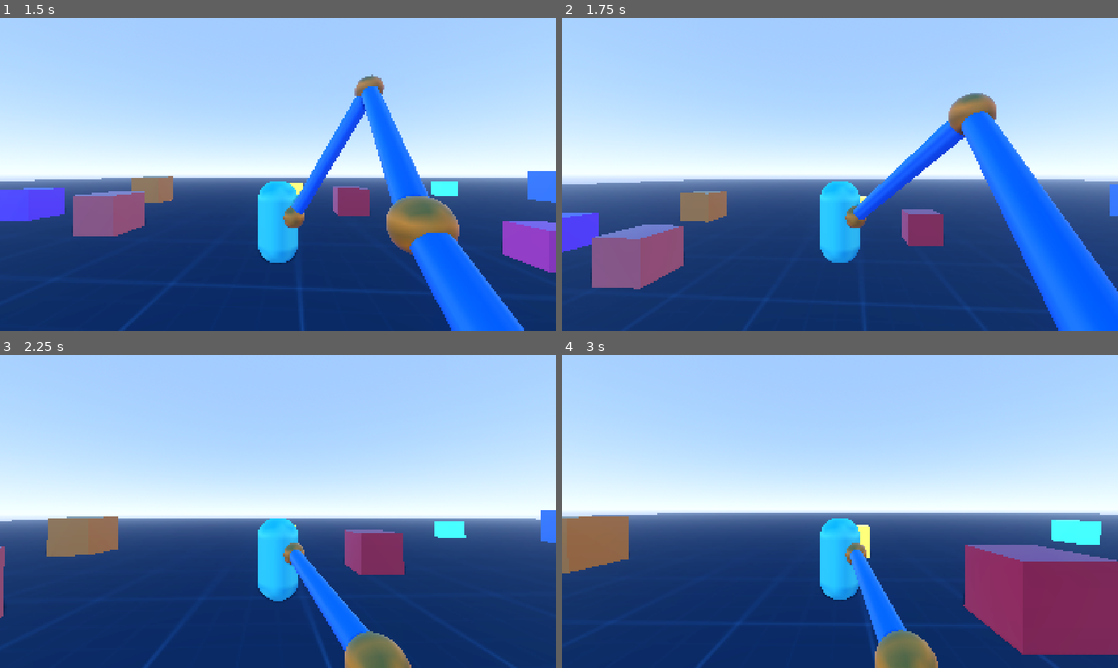
Above: before the commit, frames 1-4 (two rows, left to right).
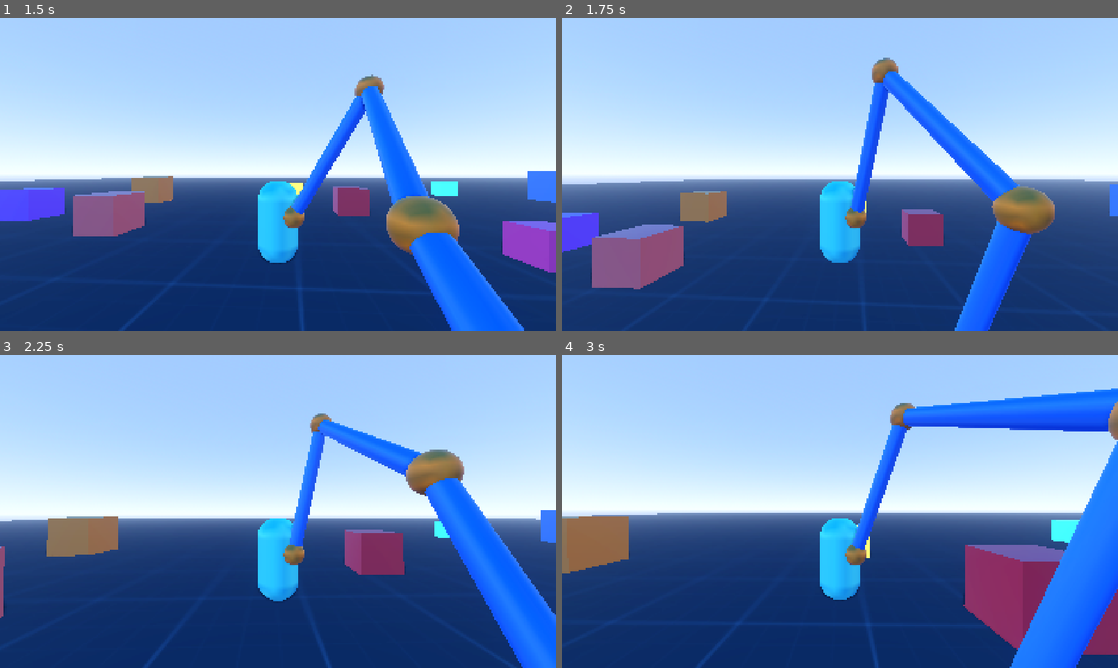
Above: after the commit, the same moments.

Repository: lliamsymonds04/doc-oc
Game: Godot game, scene res://main.tscn
Same seed, same stepped clock (60 frames per second), same inputs: the game is played once before the commit and once after it.
Inputs (mouse positions are in pixels of both pictures, inside the frame that each line leads up to):
- Up to frame 1 (1.5 s): tap Enter at 0.5 s; move the mouse to (305, 174) at 0.52 s; hold W (forward) from 0.53 s (still down); tap Space (jump) at 0.77 s; move the mouse to (250, 174) at 1.27 s
- Up to frame 2 (1.75 s): keep holding W (forward); tap Space (jump) at 1.52 s
- Up to frame 3 (2.25 s): keep holding W (forward); move the mouse to (289, 505) at 2.02 s
- Up to frame 4 (3 s): keep holding W (forward); move the mouse to (834, 517) at 2.77 s

Frame 1 is identical in both runs. In frame 2, 13% of the frame differs, in the area x 51-100%, y 12-100%; in frame 3, 11%; in frame 4, 13%.

Commit message:
feat: arm reposition and raycast logic

Diff:
--- a/systems/inverse_kinematics/basic_arm.gd
+++ b/systems/inverse_kinematics/basic_arm.gd
@@ -15,6 +15,8 @@
 var target: Vector3 = Vector3.ZERO
 var target_node: Node3D
 var pole: Node3D
+var anchor: Node3D
+
 
 var solver: FabrikSolver
 var limb_meshes: Array[MeshInstance3D] = []
--- a/systems/player/player_controller.gd
+++ b/systems/player/player_controller.gd
@@ -4,6 +4,10 @@
 @export var speed = 5.0
 @export var jump_velocity = 4.5
 @export var arm_mounts: Array[Node3D] = []
+
+@export_category("Raycast")
+@export var raycast_distance: float = 10.0
+@export var max_target_displacement: float = 5.0
 
 @onready var spring_arm: SpringArm3D = $SpringArm3D
 @onready var arms: Array[BasicArm] = []
@@ -20,12 +24,18 @@
 			push_warning("%s is missing child 'pole'" % mount.name)
 			continue
 
+		var anchor = target.duplicate()
+		anchor.name = "anchor"
+		mount.add_child(anchor)
+
+
 		target.top_level = true
 
 		var arm := BasicArm.new()
 		arm.target_node = target
 		arm.position = Vector3.ZERO
 		arm.target = target.position
+		arm.anchor = anchor
 		arm.pole = pole
 		mount.add_child(arm)
 		arms.append(arm)
@@ -69,4 +79,28 @@
 
 func update_arms(delta: float) -> void:
 	for arm in arms:
-		arm.target = arm.to_local(arm.target_node.global_position)
+		var target_pos := arm.target_node.global_position
+		var anchor_pos := arm.anchor.global_position
+		var desired: Vector3 = target_pos
+
+		var hit = _surface_hit(anchor_pos)
+		if hit is Vector3:
+			var hit_pos := hit as Vector3
+			var target_displacement := hit_pos - target_pos
+			if target_displacement.length() > max_target_displacement:
+				desired = hit_pos
+				arm.target_node.global_position = hit_pos
+
+		arm.target = arm.to_local(desired)
+
+
+func _surface_hit(from: Vector3) -> Variant:
+	var space := get_world_3d().direct_space_state
+	var ray_origin = from + Vector3.UP * raycast_distance
+	var query := PhysicsRayQueryParameters3D.create(ray_origin, ray_origin + Vector3.DOWN * raycast_distance * 2, ~2)
+
+	var result := space.intersect_ray(query)
+	if result.is_empty():
+		return null
+
+	return result["position"]
